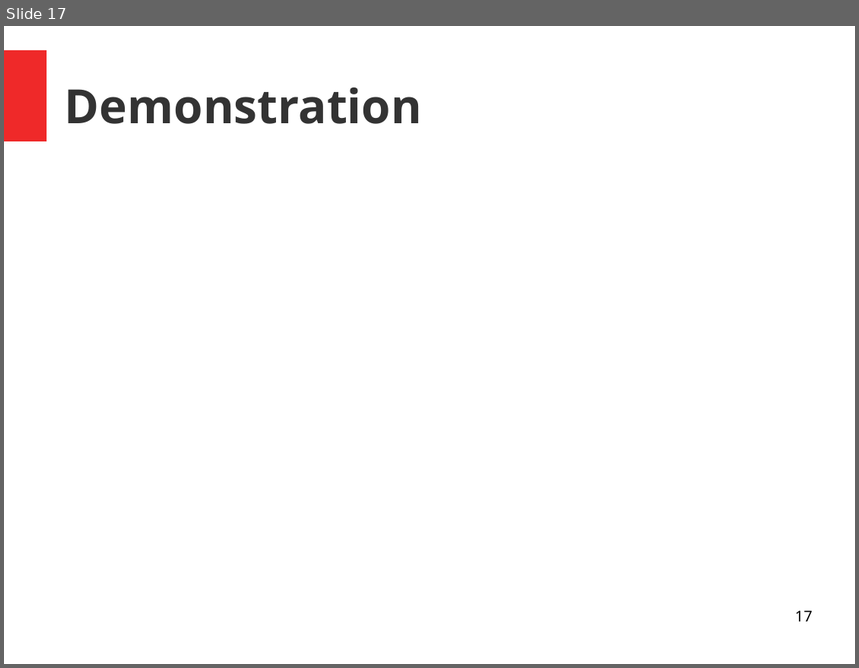
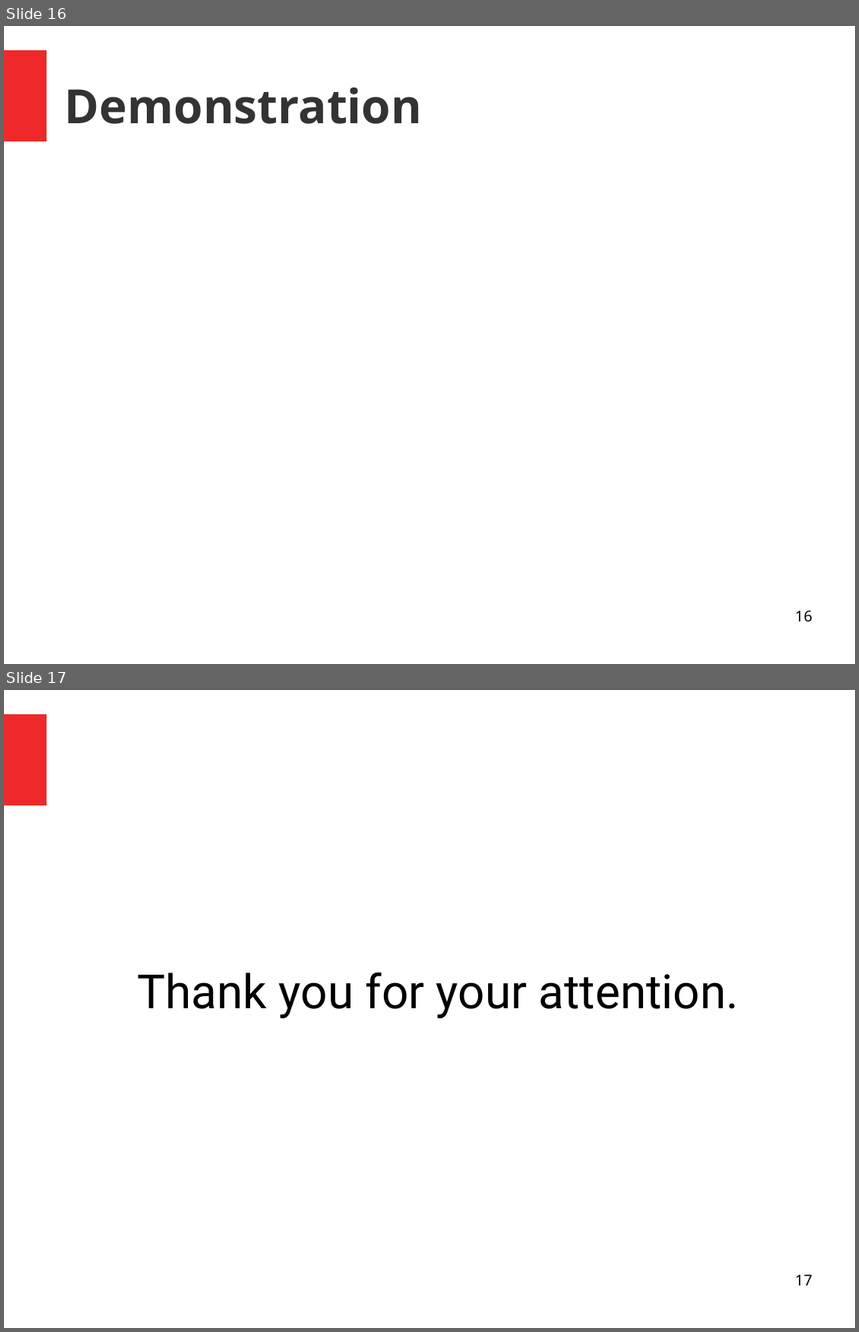
Before and after one commit to unige-pinfo-2019/PInfo3, a slide deck: Docs/Presentations/pres2.odp. Shown one above the other, each under a label of ours: slide 17 before the commit, slides 16 and 17 after it. The pictures are 859x668 and 859x1332 pixels, drawn with LibreOffice and Linux fonts; fonts in the diff are those of the drawing. Boxes give left, top, right and bottom in pixels: in the first picture for what was removed or moved away, otherwise in the second. Text is boxed around its words. In the diff, an @@ line names an element or a change of style, - is before the commit and + after.

```diff
--- a/Docs/Presentations/pres2.odp
+++ b/Docs/Presentations/pres2.odp
@@ slide 17 added at (4,690,855,1328), background #FFFFFF; not listed: 1 template element that a slide beside it also shows @@
@@ subtitle added at (138,972,739,1019), 44 pt, text #000000 @@
+Thank you for your attention.
@@ page number added at (795,1275,813,1286), 14 pt, text #000000 @@
+17
@@ what was slide 17 is now slide 16 @@
@@ page number at (795,610,813,623): text changed @@
-17
+16
```
Also in this commit, not shown: 5 slides changed, 6 other slides added, 7 slides removed, 3 other files.
